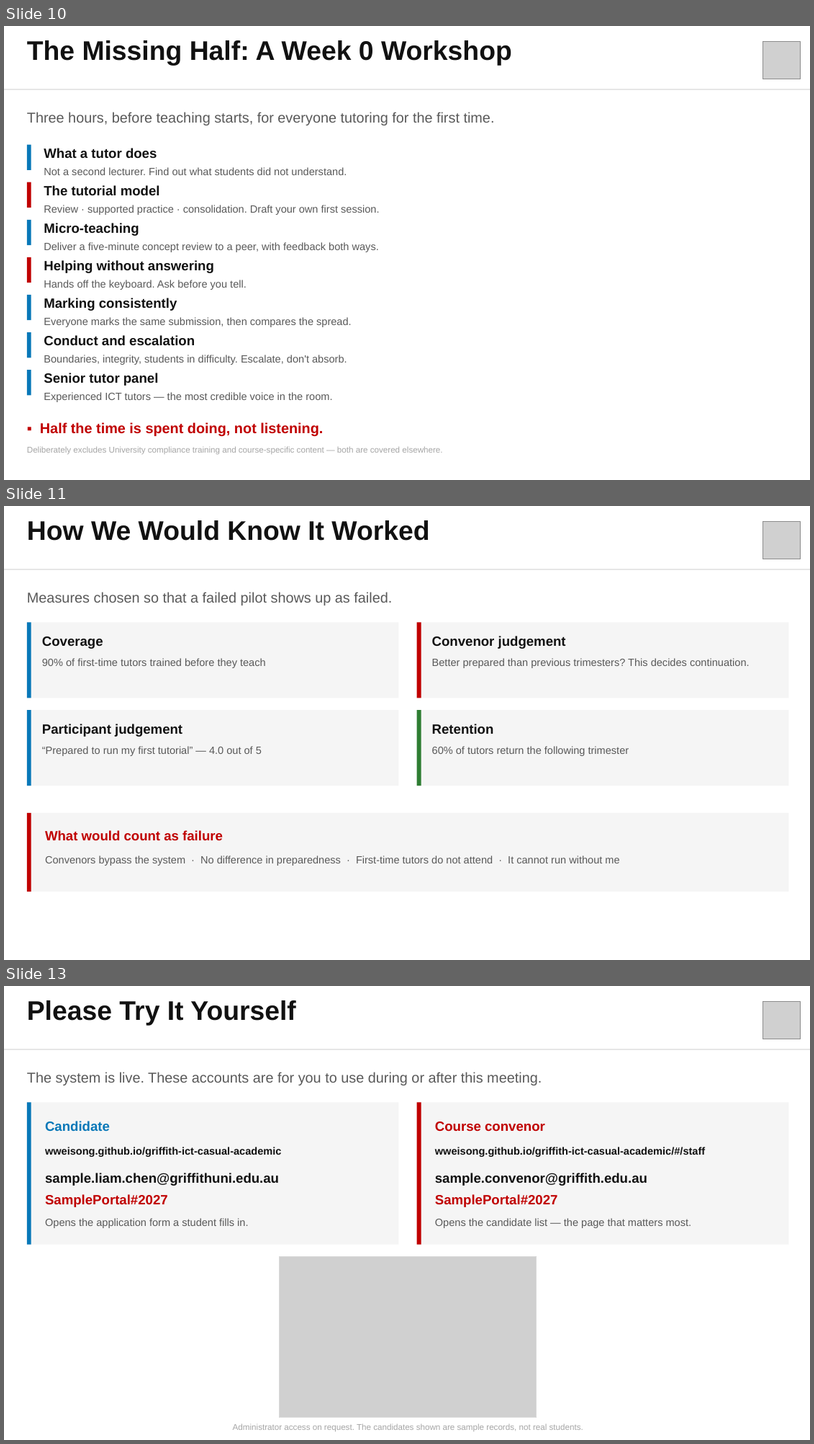
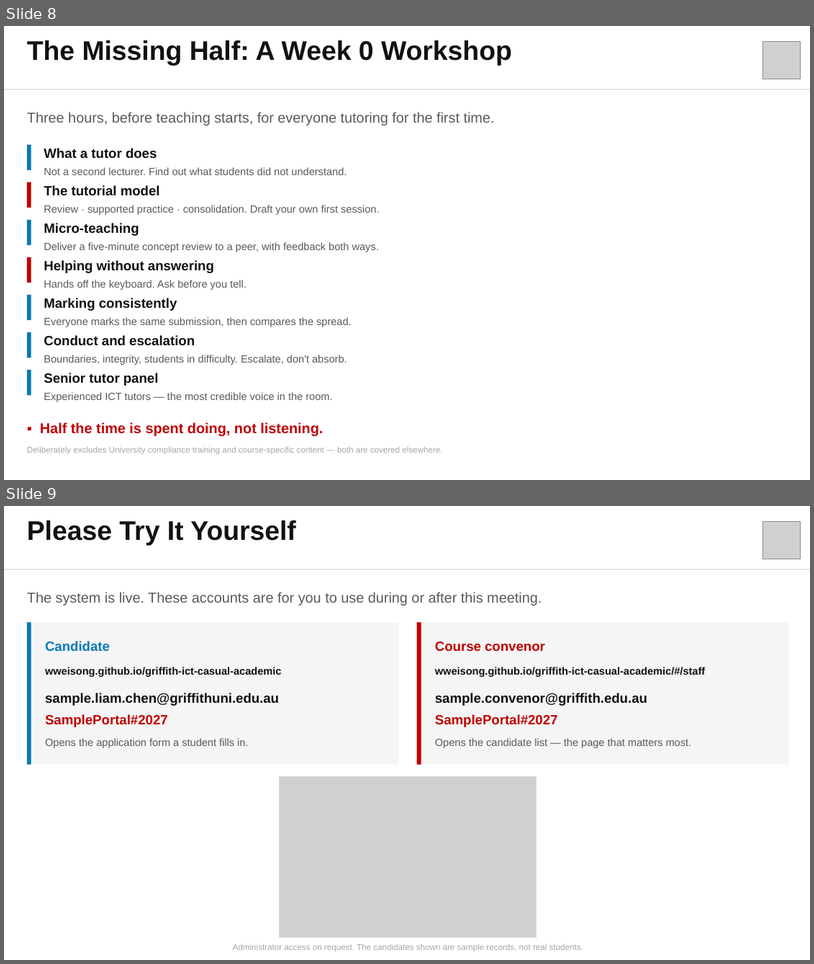
Before and after one commit to WWEISONG/griffith-ict-casual-academic, a slide deck: docs/tutor-program/HoS-briefing.pptx. Shown one above the other, each under a label of ours: slides 10, 11 and 13 before the commit, slides 8 and 9 after it; the slides between them are not shown. The pictures are 814x1444 and 814x964 pixels, drawn with LibreOffice and Linux fonts; fonts in the diff are those of the drawing; grey boxes stand for pictures. Boxes give left, top, right and bottom in pixels: in the first picture for what was removed or moved away, otherwise in the second. Text is boxed around its words. In the diff, an @@ line names an element or a change of style, - is before the commit and + after.

```diff
--- a/docs/tutor-program/HoS-briefing.pptx
+++ b/docs/tutor-program/HoS-briefing.pptx
@@ slide 11 removed at bbox=[4, 506, 810, 960], background #FFFFFF @@
@@ text removed at bbox=[27, 520, 430, 541] @@
-How We Would Know It Worked
@@ picture removed at bbox=[763, 522, 801, 559] @@
@@ rectangle removed at bbox=[4, 569, 810, 570] @@
@@ text removed at bbox=[27, 592, 392, 605] @@
-Measures chosen so that a failed pilot shows up as failed.
@@ rectangle removed at bbox=[27, 622, 399, 698] @@
@@ rectangle removed at bbox=[27, 622, 31, 698] @@
@@ rectangle removed at bbox=[417, 622, 790, 698] @@
@@ rectangle removed at bbox=[417, 622, 422, 698] @@
@@ text removed at bbox=[42, 636, 266, 668] @@
-Coverage
-90% of first-time tutors trained before they teach
@@ text removed at bbox=[432, 636, 750, 668] @@
-Convenor judgement
-Better prepared than previous trimesters? This decides continuation.
@@ rectangle removed at bbox=[27, 710, 399, 785] @@
@@ rectangle removed at bbox=[27, 710, 31, 785] @@
@@ rectangle removed at bbox=[417, 710, 790, 785] @@
@@ rectangle removed at bbox=[417, 710, 422, 785] @@
@@ text removed at bbox=[42, 723, 262, 756] @@
-Participant judgement
-“Prepared to run my first tutorial” — 4.0 out of 5
@@ text removed at bbox=[432, 723, 630, 756] @@
-Retention
-60% of tutors return the following trimester
@@ rectangle removed at bbox=[27, 813, 790, 891] @@
@@ rectangle removed at bbox=[27, 813, 31, 891] @@
@@ text removed at bbox=[45, 830, 620, 865] @@
-What would count as failure
-Convenors bypass the system · No difference in preparedness · First-time tutors do not attend · It cannot run without me
@@ what was slide 10 is now slide 8 @@
@@ what was slide 13 is now slide 9 @@
```
Also in this commit, not shown: 2 slides changed, 2 slides added, 5 other slides removed, 1 other file.
